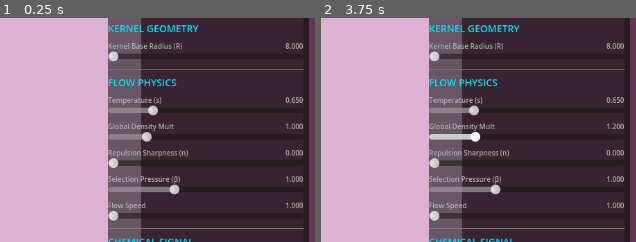
Above: before the commit, frames 1-2 (left to right).
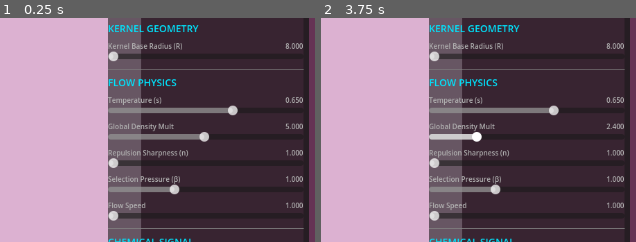
Above: after the commit, the same moments.

Repository: pvtrcorps/L_0001
Game: Godot game, scene res://simulation/Main.tscn
The game is run twice, just before and just after one commit, with the same random seed, the same clock (stepped at 60 frames per second) and the same inputs.
Inputs (mouse positions are % of the whole screen's width and height, from its top left):
- Up to frame 1 (0.25 s): no input
- Up to frame 2 (3.75 s): tap Enter at 0.5, 2, 3.5 s; move the mouse to (65, 45) at 0.52 s; click (65, 45) at 0.67 s; tap Space at 1.25, 2.75 s; drag from (11, 55) to (30, 70) at 1.27 s; move the mouse to (49, 28) at 2.02 s; click (49, 28) at 2.17 s; drag from (30, 70) to (outside the picture) at 2.77 s; move the mouse to (75, 65) at 3.52 s; click (75, 65) at 3.67 s
The pictures show only the part of the screen within x 50-100%, y 39-89%; the shares and areas given below are measured in that part.

The runs differ from the first frame. In frame 1, 1.4% of the frame differs, in the area x 45-92%, y 38-62%; in frame 2, 0.9%.
Error in both runs: Cannot call method 'compute_list_begin' on a null value. (res://simulation/LeniaSimulation.gd:376)

Commit message:
Signal advection v2.1

Diff:
--- a/simulation/LeniaSimulation.gd
+++ b/simulation/LeniaSimulation.gd
@@ -26,8 +26,8 @@
 	"temperature": 0.65,   # Advection diffusion (s). Paper default: 0.65
 	"identity_thr": 0.2,   # Difference to be considered enemy (used in localized kernel if implemented)
 	"colonize_thr": 0.15,  # Mass needed to resist invasion
-	"theta_A": 1.0,        # Global Density Multiplier
-	"alpha_n": 0.0,        # Repulsion Sharpness
+	"theta_A": 5.0,        # Global Density Multiplier
+	"alpha_n": 1.0,        # Repulsion Sharpness
 
 	# Signal Layer
 	"signal_diff": 1.0,    # Diffusion Rate
--- a/simulation/Main.gd
+++ b/simulation/Main.gd
@@ -15,18 +15,18 @@
 var ui_schema = {
 	"Simulation": [
 		["dt", "Time Step (dt)", 0.05, 1.0, 0.01],
-		["init_density", "Initial Density", 0.1, 0.8, 0.01],
+		["init_density", "Initial Density", 0.0, 1.0, 0.01],
 		["init_clusters", "Initial Clusters", 4.0, 64.0, 1.0]
 	],
 	"Kernel Geometry": [
-		["R", "Kernel Base Radius (R)", 8.0, 30.0, 1.0]
+		["R", "Kernel Base Radius (R)", 8.0, 16.0, 1.0]
 	],
 	"Flow Physics": [
-		["temperature", "Temperature (s)", 0.0, 3.0, 0.05],
-		["theta_A", "Global Density Mult", 0.1, 5.0, 0.1],
+		["temperature", "Temperature (s)", 0.0, 1.0, 0.05],
+		["theta_A", "Global Density Mult", 0.1, 10.0, 0.1],
 		["alpha_n", "Repulsion Sharpness (n)", 1.0, 8.0, 0.1],
 		["beta_selection", "Selection Pressure (β)", 0.0, 3.0, 0.1],
-		["flow_speed", "Flow Speed", 1.0, 100.0, 0.5]
+		["flow_speed", "Flow Speed", 1.0, 5.0, 0.5]
 	],
 	"Chemical Signal": [
 		["signal_diff", "Diffusion Rate", 0.0, 10.0, 0.1],
